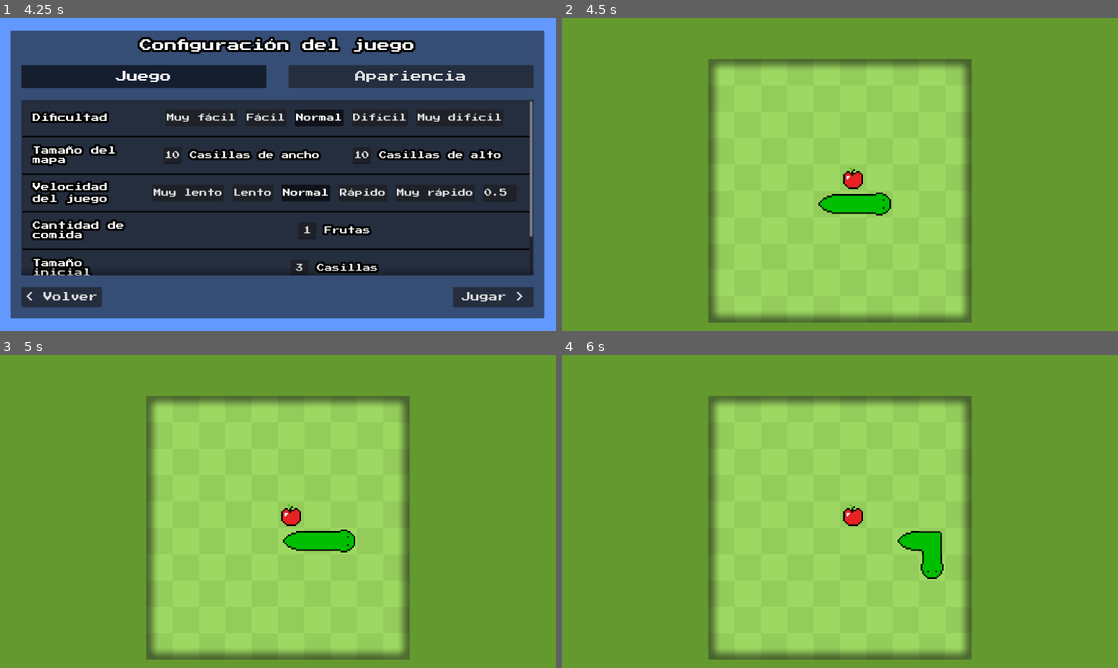
Above: before the commit, frames 1-4 (two rows, left to right).
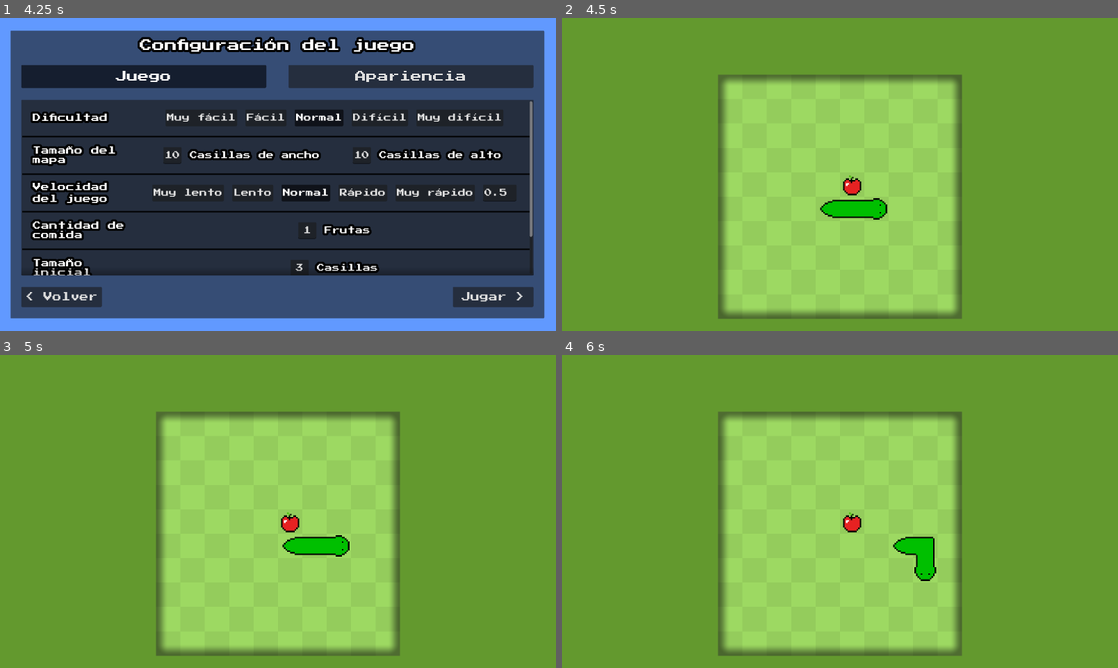
Above: after the commit, the same moments.

Repository: iTzFireFoxX/Godot-Snake
Game: Godot game, scene res://scenes/main_menu.tscn
The game is run twice, just before and just after one commit, with the same random seed, the same clock (stepped at 60 frames per second) and the same inputs.
Inputs:
- Up to frame 1 (4.25 s): click "Jugar" at 0.5 s; click "Normal" at 1.25 s; click "Normal" at 2 s; click "Normal" at 2.75 s; click "Normal" at 3.5 s
- Up to frame 2 (4.5 s): click "Jugar >" at 4.25 s
- Up to frame 3 (5 s): no input
- Up to frame 4 (6 s): hold D (move_right) 5.03-5.78 s; tap Enter at 5.75 s; hold S (move_down) from 5.78 s (still down)

Frame 1 is identical in both runs. In frame 2, 9.8% of the frame differs, in the area x 26-74%, y 13-98%; in frame 3, 9.8%; in frame 4, 9.9%.

Commit message:
Rework camera

Diff:
--- a/scripts/game/camera.gd
+++ b/scripts/game/camera.gd
@@ -1,27 +1,28 @@
 extends Camera2D
 
 
-var zoom_x: float
-var zoom_y: float
-var viewport: Vector2
+@onready var cell_size: int = GameSettings.cell_size
+@onready var map_size: Vector2 = GameSettings.game_settings["map_size"]
 
-@onready var cell_size = GameSettings.cell_size
-
-@onready var map_size = GameSettings.game_settings["map_size"]
+@onready var ui_top_px: float = 128.0
+@onready var border_px: float = 0.5 * cell_size
 
 
-func _ready():
-	dynamic_zoom()
-	position = Vector2((map_size.x * cell_size) / 2, (((map_size.y  * cell_size) - (2 * map_size.y)) / 2))
+func _ready() -> void:
+	get_viewport().size_changed.connect(_on_viewport_size_changed)
+	update_camera()
 
 
-func _process(_delta):
-	dynamic_zoom()
+func _on_viewport_size_changed() -> void:
+	update_camera()
 
 
-# Zoom dinamico al redimensionar
-func dynamic_zoom():
-	viewport = get_viewport_rect().size
-	zoom_x = viewport.x / ((map_size.x * cell_size) + (1 * map_size.x))
-	zoom_y = viewport.y / ((map_size.y * cell_size) + (3 * map_size.y))
+func update_camera() -> void:
+	var viewport_size: Vector2 = get_viewport_rect().size
+
+	var zoom_x: float = (viewport_size.y - ui_top_px) / ((map_size.x * cell_size) + (border_px * 2))
+	var zoom_y: float = viewport_size.x / ((map_size.y * cell_size) + (border_px * 2))
+
 	zoom = Vector2(min(zoom_x, zoom_y), min(zoom_x, zoom_y))
+
+	position = Vector2((map_size.x * cell_size) / 2.0, (map_size.y * cell_size) / 2.0) - Vector2(0, (ui_top_px / 2.0) / min(zoom_x, zoom_y))
